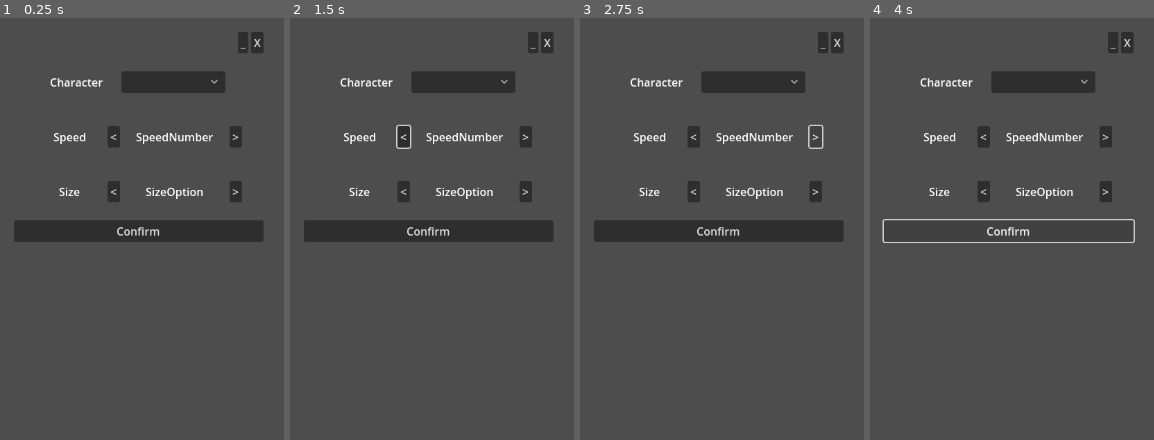
Above: before the commit, frames 1-4 (left to right).
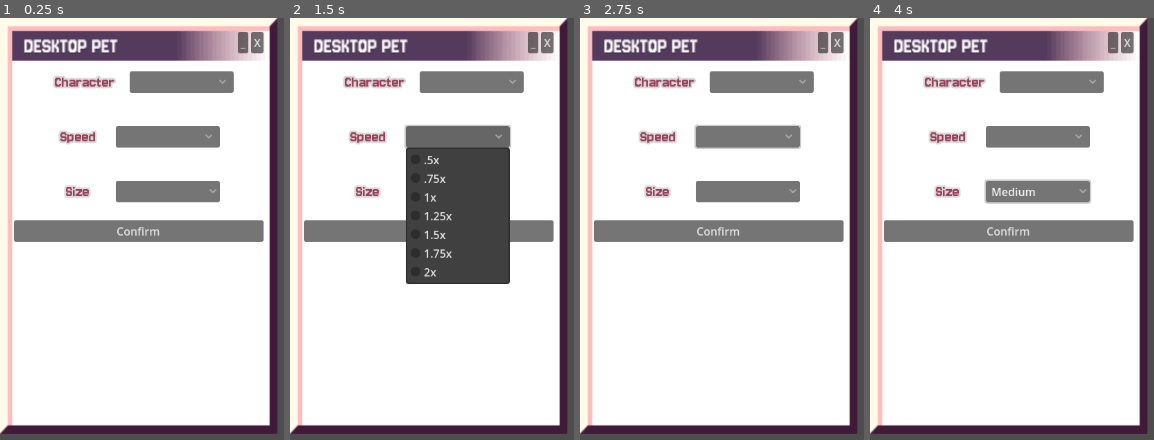
Above: after the commit, the same moments.

Repository: jtly4/Psyched-Out-Desktop-Pet
Game: Godot game, scene res://menu.tscn
The game is run twice, just before and just after one commit, with the same random seed, the same clock (stepped at 60 frames per second) and the same inputs.
Inputs (mouse positions are in pixels of both pictures, inside the frame that each line leads up to):
- Up to frame 1 (0.25 s): no input
- Up to frame 2 (1.5 s): click (403, 136) at 0.5 s, where only the run before the commit has a clickable "<"; click (457, 136) at 1.27 s
- Up to frame 3 (2.75 s): click (815, 136) at 2 s, where only the run before the commit has a clickable ">"
- Up to frame 4 (4 s): click (1037, 191) at 2.77 s; click "Confirm" at 3.5 s

The runs differ from the first frame. In frame 1, 93% of the frame differs, in the area x 0-98%, y 0-99%; in frame 2, 82%; in frame 3, 93%; in frame 4, 93%.

Commit message:
created dropdown functionality for all options, added font, added styling for text, added window bg

Diff:
--- a/menu.gd
+++ b/menu.gd
@@ -4,16 +4,51 @@
 # signal confirmed(is_confirmed: bool)
 
 @onready var selectedCharacter: OptionButton = $Menu/Container/MarginContainer/VBoxContainer/VBoxContainer/CharacterSelect/DropDown
-@onready var speed: Label = $Menu/Container/MarginContainer/VBoxContainer/VBoxContainer/Speed/SpeedOption
 @onready var sizing: Label = $Menu/Container/MarginContainer/VBoxContainer/VBoxContainer/Size/SizeOption
 @onready var confirm: Button = $Container/MarginContainer/VBoxContainer/Confirm
 @onready var left: Button = $Container/MarginContainer/VBoxContainer/VBoxContainer/Speed/Left
 
-# speed for the sprite
-var SpeedOptions := [0.5, 1.0, 1.25, 1.5, 1.75, 2]
+
+
+
+# speed for the sprite; default = 1
+var currentSpeed = 1
+var tempSpeed = 1
 var character := ""
+var currentSize = "medium" #default = medium
+var tempSize = ""
 # size of the area they can walk around
 # var SizingOptions := []
+
+#selecting character
+func _on_drop_down_item_selected(index: int) -> void:
+	match index:
+		0: character = "Zimbo"
+		1: character = "Yuno"
+		2: character = "Skibby"
+		3: character = "Dee"
+		4: character = "No One"
+
+#selecting speed
+func _on_drop_down_2_item_selected(index: int) -> void:
+	match index:
+		0: tempSpeed = .5
+		1: tempSpeed = .75
+		2: tempSpeed = 1
+		3: tempSpeed = 1.25
+		4: tempSpeed = 1.5
+		5: tempSpeed = 1.75
+		6: tempSpeed = 2
+	print(tempSpeed)
+
+#selecting size
+func _on_size_drop_down_item_selected(index: int) -> void:
+	match index:
+		0: tempSize = "small"
+		1: tempSize = "medium"
+		2: tempSize = "large"
+	print(tempSize)
+
 
 
 
@@ -26,13 +61,16 @@
 	pass
 
 func _update_speed():
-	pass
+	currentSpeed = tempSpeed
 
 func _update_window_size():
 	pass
 
 func _ready() -> void:
 	confirm.button_down.connect(_on_confirm)
+
+
+
 
 
 # Called every frame. 'delta' is the elapsed time since the previous frame.
--- a/menu.tscn
+++ b/menu.tscn
@@ -1,13 +1,19 @@
-[gd_scene load_steps=9 format=3 uid="uid://de3d4vfoab1p4"]
+[gd_scene load_steps=13 format=3 uid="uid://de3d4vfoab1p4"]
 
 [ext_resource type="Texture2D" uid="uid://d2na1ox7vdriq" path="res://sprites/Zimbo Neutral.png" id="1_4hy44"]
 [ext_resource type="Script" uid="uid://cn08jx6hsc3wh" path="res://menu.gd" id="1_ecwwl"]
-[ext_resource type="Script" path="res://spritesSelection.gd" id="2_kk3ma"]
+[ext_resource type="Texture2D" uid="uid://cqf7uob281kr7" path="res://textures/window_texture.png" id="2_h1wq0"]
+[ext_resource type="Script" uid="uid://r1nsthvbovk2" path="res://spritesSelection.gd" id="2_kk3ma"]
 [ext_resource type="Script" uid="uid://c4puco5acff35" path="res://option_button.gd" id="2_nrnbx"]
 [ext_resource type="Texture2D" uid="uid://dkqb043cmnkyl" path="res://sprites/Yuno.png" id="2_ytr4m"]
+[ext_resource type="LabelSettings" uid="uid://boaj2f8scogko" path="res://textures/LabelSettingsStyle.tres" id="3_dwrpx"]
 [ext_resource type="Texture2D" uid="uid://datoo4b521y5c" path="res://sprites/Skibby_Neutral.PNG" id="3_l48gv"]
+[ext_resource type="Script" path="res://speed_control.gd" id="3_nrnbx"]
 [ext_resource type="Texture2D" uid="uid://yjlpwektgo3n" path="res://sprites/Dee.png" id="4_ecwwl"]
-[ext_resource type="Script" path="res://selectedSprite.gd" id="4_nrnbx"]
+[ext_resource type="Script" uid="uid://qnhrx1yp8okf" path="res://selectedSprite.gd" id="4_nrnbx"]
+
+[sub_resource type="StyleBoxTexture" id="StyleBoxTexture_g7jxm"]
+texture = ExtResource("2_h1wq0")
 
 [node name="Menu" type="Control"]
 custom_minimum_size = Vector2(400, 600)
@@ -26,6 +32,10 @@
 grow_horizontal = 2
 grow_vertical = 2
 
+[node name="Panel" type="PanelContainer" parent="Container"]
+layout_mode = 2
+theme_override_styles/panel = SubResource("StyleBoxTexture_g7jxm")
+
 [node name="MarginContainer" type="MarginContainer" parent="Container"]
 layout_mode = 2
 theme_override_constants/margin_left = 20
@@ -48,11 +58,6 @@
 layout_mode = 2
 text = "X"
 
-[node name="speed" type="Button" parent="Container/MarginContainer/VBoxContainer"]
-visible = false
-layout_mode = 2
-text = "Speed"
-
 [node name="VBoxContainer" type="VBoxContainer" parent="Container/MarginContainer/VBoxContainer"]
 custom_minimum_size = Vector2(0, 200)
 layout_mode = 2
@@ -68,6 +73,7 @@
 custom_minimum_size = Vector2(120, 0)
 layout_mode = 2
 text = "Character"
+label_settings = ExtResource("3_dwrpx")
 horizontal_alignment = 1
 vertical_alignment = 1
 
@@ -97,24 +103,31 @@
 custom_minimum_size = Vector2(100, 0)
 layout_mode = 2
 text = "Speed"
+label_settings = ExtResource("3_dwrpx")
 horizontal_alignment = 1
 
-[node name="Left" type="Button" parent="Container/MarginContainer/VBoxContainer/VBoxContainer/Speed"]
-layout_mode = 2
-size_flags_vertical = 4
-text = "<"
-
-[node name="SpeedOption" type="Label" parent="Container/MarginContainer/VBoxContainer/VBoxContainer/Speed"]
+[node name="DropDown2" type="OptionButton" parent="Container/MarginContainer/VBoxContainer/VBoxContainer/Speed"]
 custom_minimum_size = Vector2(150, 0)
 layout_mode = 2
-size_flags_horizontal = 4
-text = "SpeedNumber"
-horizontal_alignment = 1
-
-[node name="Right" type="Button" parent="Container/MarginContainer/VBoxContainer/VBoxContainer/Speed"]
-layout_mode = 2
-size_flags_vertical = 4
-text = ">"
+size_flags_vertical = 4
+theme_override_constants/arrow_margin = 10
+allow_reselect = true
+item_count = 7
+popup/item_0/text = ".5x"
+popup/item_0/id = 0
+popup/item_1/text = ".75x"
+popup/item_1/id = 1
+popup/item_2/text = "1x"
+popup/item_2/id = 2
+popup/item_3/text = "1.25x"
+popup/item_3/id = 3
+popup/item_4/text = "1.5x"
+popup/item_4/id = 4
+popup/item_5/text = "1.75x"
+popup/item_5/id = 5
+popup/item_6/text = "2x"
+popup/item_6/id = 6
+script = ExtResource("3_nrnbx")
 
 [node name="Size" type="HBoxContainer" parent="Container/MarginContainer/VBoxContainer/VBoxContainer"]
 custom_minimum_size = Vector2(0, 75)
@@ -124,23 +137,21 @@
 custom_minimum_size = Vector2(100, 0)
 layout_mode = 2
 text = "Size"
+label_settings = ExtResource("3_dwrpx")
 horizontal_alignment = 1
 
-[node name="Left" type="Button" parent="Container/MarginContainer/VBoxContainer/VBoxContainer/Size"]
-layout_mode = 2
-size_flags_vertical = 4
-text = "<"
-
-[node name="SizeOption" type="Label" parent="Container/MarginContainer/VBoxContainer/VBoxContainer/Size"]
+[node name="SizeDropDown" type="OptionButton" parent="Container/MarginContainer/VBoxContainer/VBoxContainer/Size"]
 custom_minimum_size = Vector2(150, 0)
 layout_mode = 2
-text = "SizeOption"
-horizontal_alignment = 1
-
-[node name="Right" type="Button" parent="Container/MarginContainer/VBoxContainer/VBoxContainer/Size"]
-layout_mode = 2
-size_flags_vertical = 4
-text = ">"
+size_flags_vertical = 4
+allow_reselect = true
+item_count = 3
+popup/item_0/text = "Small"
+popup/item_0/id = 0
+popup/item_1/text = "Medium"
+popup/item_1/id = 1
+popup/item_2/text = "Large"
+popup/item_2/id = 2
 
 [node name="accessories" type="HBoxContainer" parent="Container/MarginContainer/VBoxContainer"]
 visible = false
@@ -217,4 +228,6 @@
 layout_mode = 2
 text = "Confirm"
 
-[connection signal="item_selected" from="Container/MarginContainer/VBoxContainer/VBoxContainer/CharacterSelect/DropDown" to="Container/MarginContainer/VBoxContainer/VBoxContainer/CharacterSelect/DropDown" method="_on_item_selected"]
+[connection signal="item_selected" from="Container/MarginContainer/VBoxContainer/VBoxContainer/CharacterSelect/DropDown" to="." method="_on_drop_down_item_selected"]
+[connection signal="item_selected" from="Container/MarginContainer/VBoxContainer/VBoxContainer/Speed/DropDown2" to="." method="_on_drop_down_2_item_selected"]
+[connection signal="item_selected" from="Container/MarginContainer/VBoxContainer/VBoxContainer/Size/SizeDropDown" to="." method="_on_size_drop_down_item_selected"]
--- /dev/null
+++ b/textures/LabelSettingsStyle.tres
@@ -0,0 +1,10 @@
+[gd_resource type="LabelSettings" load_steps=2 format=3 uid="uid://boaj2f8scogko"]
+
+[ext_resource type="FontFile" uid="uid://bj0vjk65cl4lu" path="res://fonts/Jersey10-Regular.ttf" id="1_id2ud"]
+
+[resource]
+font = ExtResource("1_id2ud")
+font_size = 24
+font_color = Color(0.603922, 0.25098, 0.352941, 1)
+outline_size = 10
+outline_color = Color(0.85098, 0.85098, 0.85098, 1)
Binary file added: fonts/Jersey10-Regular.ttf
Not shown, added: fonts/Jersey10-Regular.ttf.import
Not shown, added: fonts/OFL.txt
Binary file added: textures/window_texture.png
Not shown, added: textures/window_texture.png.import
